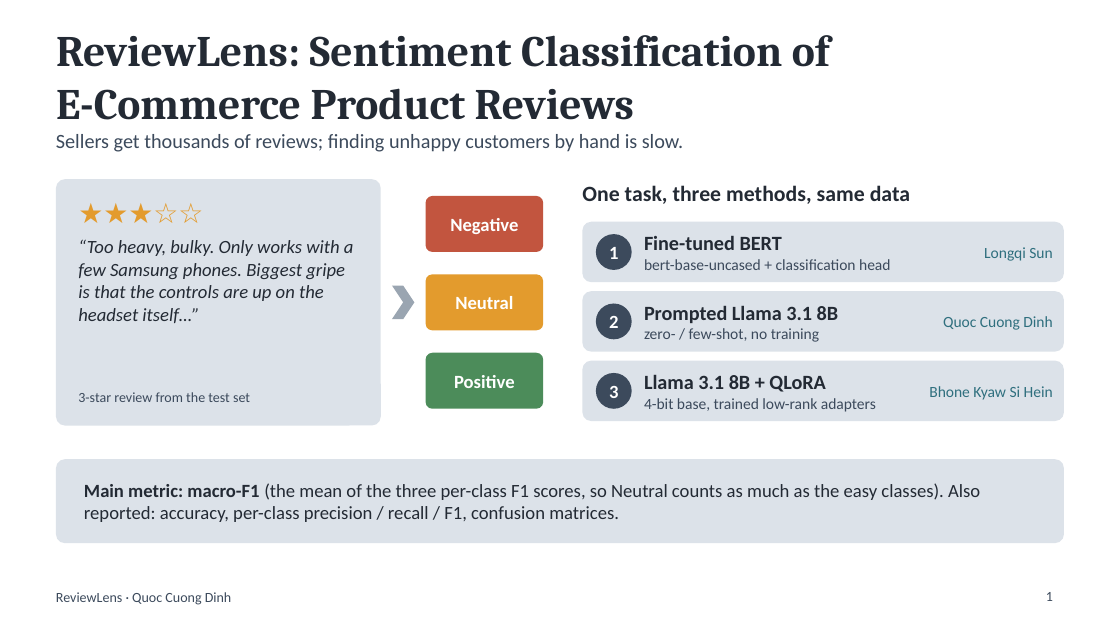
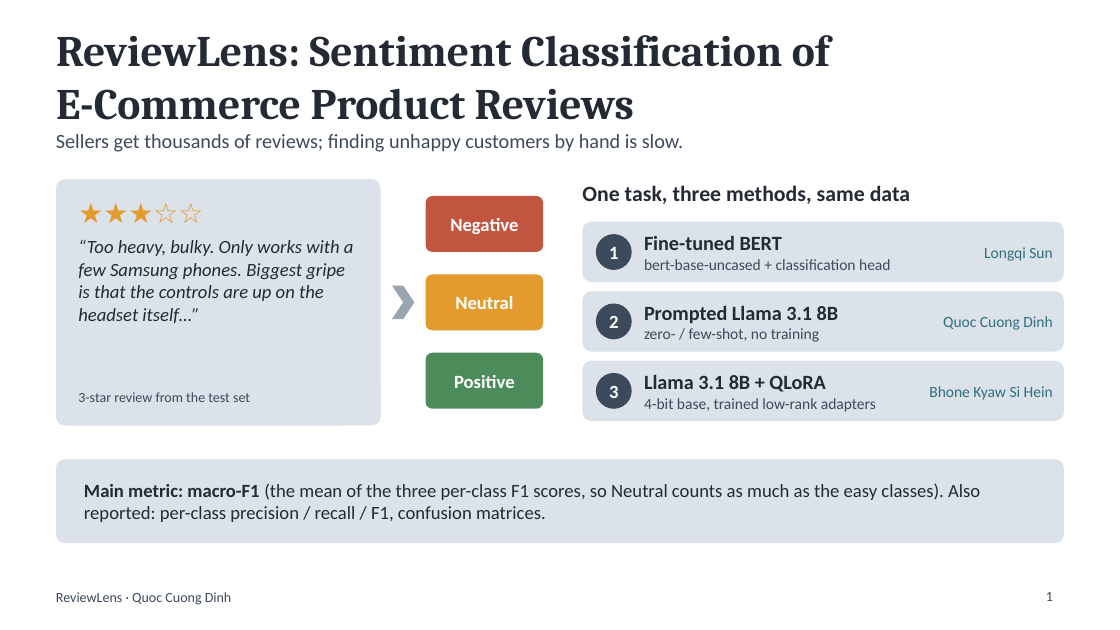
Before and after one commit to Junebhone/ReviewLens, a slide deck: slide 1 of docs/slides/Dinh_ReviewLens_Slides.pptx. Drawn at 1120x630 pixels with LibreOffice and Linux fonts; fonts in the diff are those of the drawing. Boxes give left, top, right and bottom in pixels: in the first picture for what was removed or moved away, otherwise in the second. Text is boxed around its words. In the diff, an @@ line names an element or a change of style, - is before the commit and + after.

```diff
--- a/docs/slides/Dinh_ReviewLens_Slides.pptx
+++ b/docs/slides/Dinh_ReviewLens_Slides.pptx
@@ text at [84, 483, 980, 522]: text changed @@
-Main metric: macro-F1 (the mean of the three per-class F1 scores, so Neutral counts as much as the easy classes). Also reported: accuracy, per-class precision / recall / F1, confusion matrices.
+Main metric: macro-F1 (the mean of the three per-class F1 scores, so Neutral counts as much as the easy classes). Also reported: per-class precision / recall / F1, confusion matrices.
```
Also in this commit, not shown: 1 other slide changed, 11 other files.
